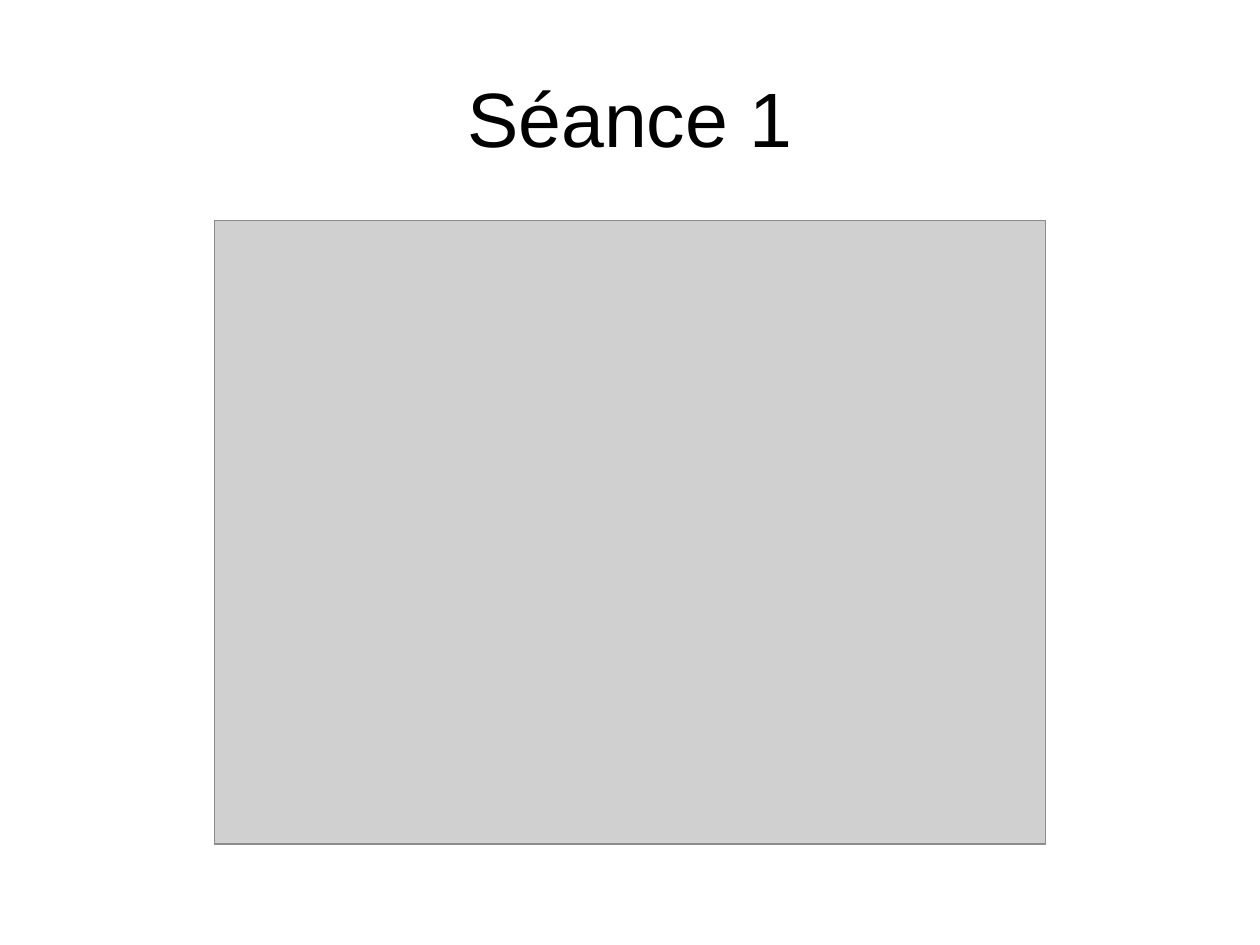
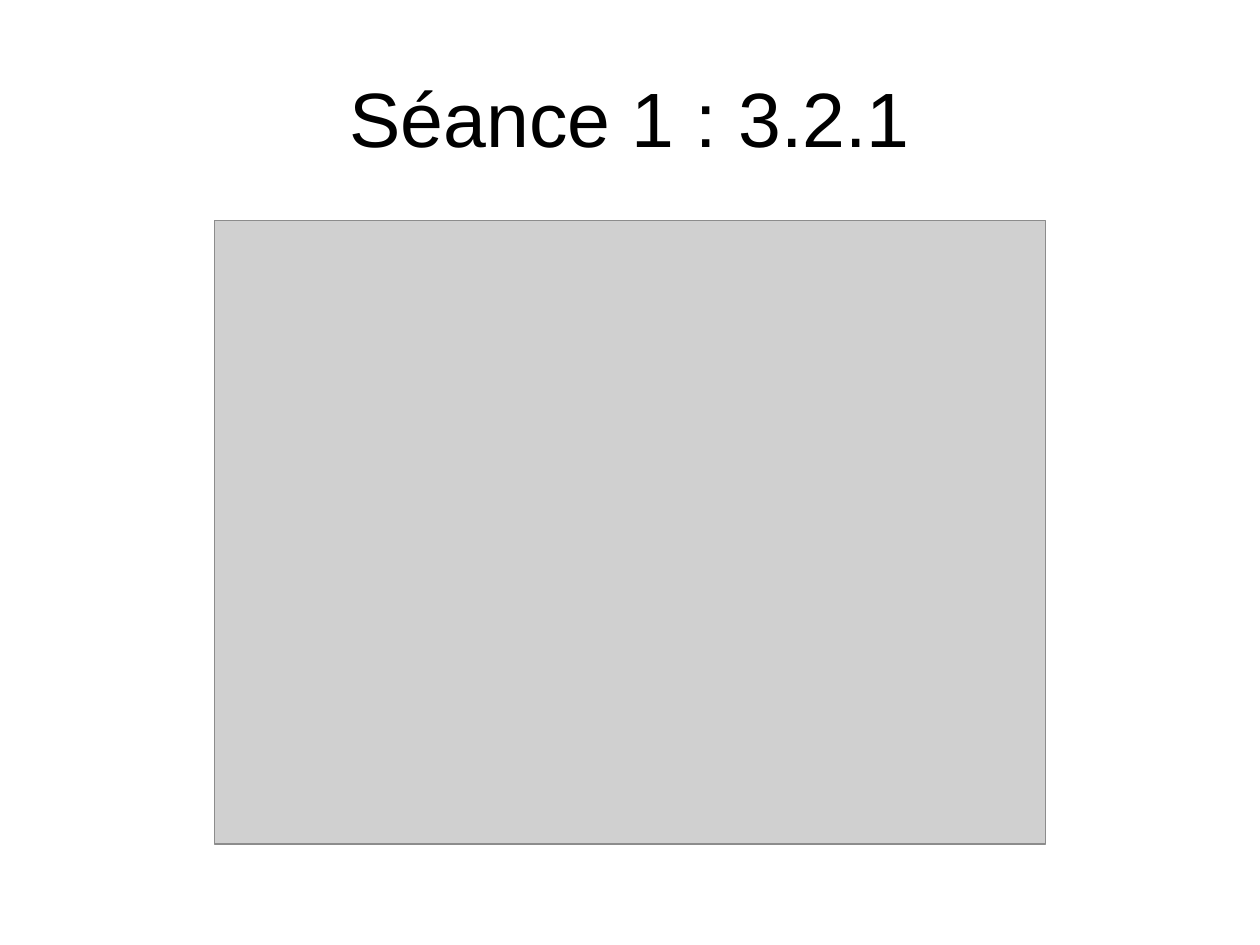
Before and after one commit to amapatate/BE_AVION, a slide deck: slide 5 of doc/be_avion_prez.odp. Drawn at 1260x945 pixels with LibreOffice and Linux fonts; fonts in the diff are those of the drawing; grey boxes stand for pictures; background and template pictures are left out. Boxes give left, top, right and bottom in pixels: in the first picture for what was removed or moved away, otherwise in the second. Text is boxed around its words. In the diff, an @@ line names an element or a change of style, - is before the commit and + after.

Commit message:
séance 3 fct de transfert .....

```diff
--- a/doc/be_avion_prez.odp
+++ b/doc/be_avion_prez.odp
@@ title at (x1=349, y1=90, x2=909, y2=148): text changed @@
-Séance 1
+Séance 1 : 3.2.1
```
Also in this commit, not shown: 17 other slides changed, 17 slides added, 5 slides removed, 7 other files.
